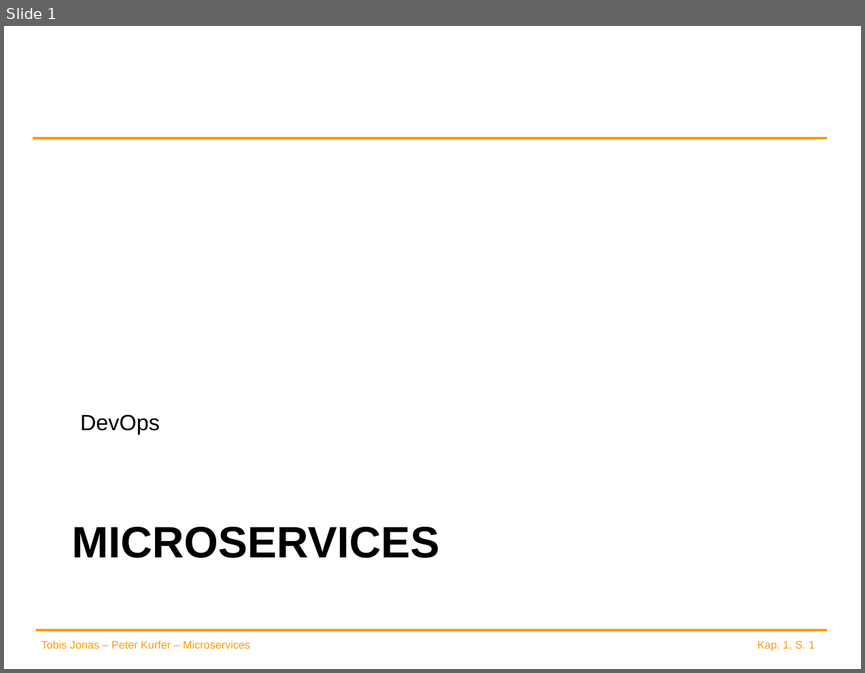
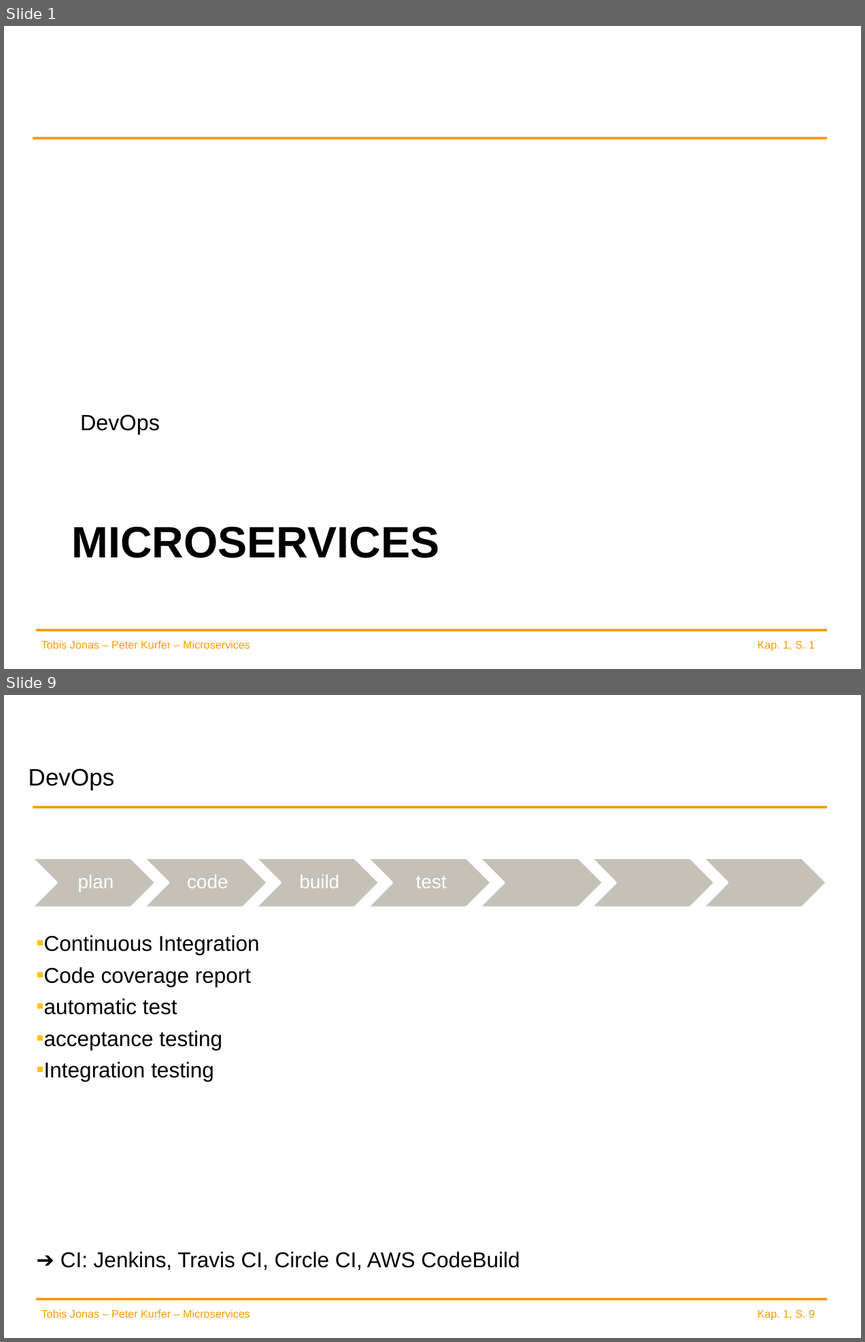
Before and after one commit to spoeck/Lectures, a slide deck: 03-DevOps/DevOps.pptx. Shown one above the other, each under a label of ours: slide 1 before the commit, slides 1 and 9 after it; the slides between them are not shown. The pictures are 865x673 and 865x1342 pixels, drawn with LibreOffice and Linux fonts; fonts in the diff are those of the drawing; background and template pictures are left out. Boxes give left, top, right and bottom in pixels: in the first picture for what was removed or moved away, otherwise in the second. Text is boxed around its words. In the diff, an @@ line names an element or a change of style, - is before the commit and + after.

```diff
--- a/03-DevOps/DevOps.pptx
+++ b/03-DevOps/DevOps.pptx
@@ slide 9 added at box(4, 695, 861, 1338), background #FFFFFF; not listed: 4 template elements that a slide beside it also shows @@
@@ title added at box(28, 768, 115, 790), 20 pt, text #000000 @@
+DevOps
@@ group added at box(31, 858, 827, 907): 7 chevrons, 4 texts @@
+plan
+code
+build
+test
@@ text added at box(37, 935, 519, 1270), 18 pt, text #000000 @@
+▪ Continuous Integration
+▪ Code coverage report
+▪ automatic test
+▪ acceptance testing
+▪ Integration testing
+➔ CI: Jenkins, Travis CI, Circle CI, AWS CodeBuild
```
Also in this commit, not shown: 1 slide changed, 11 other slides added.
